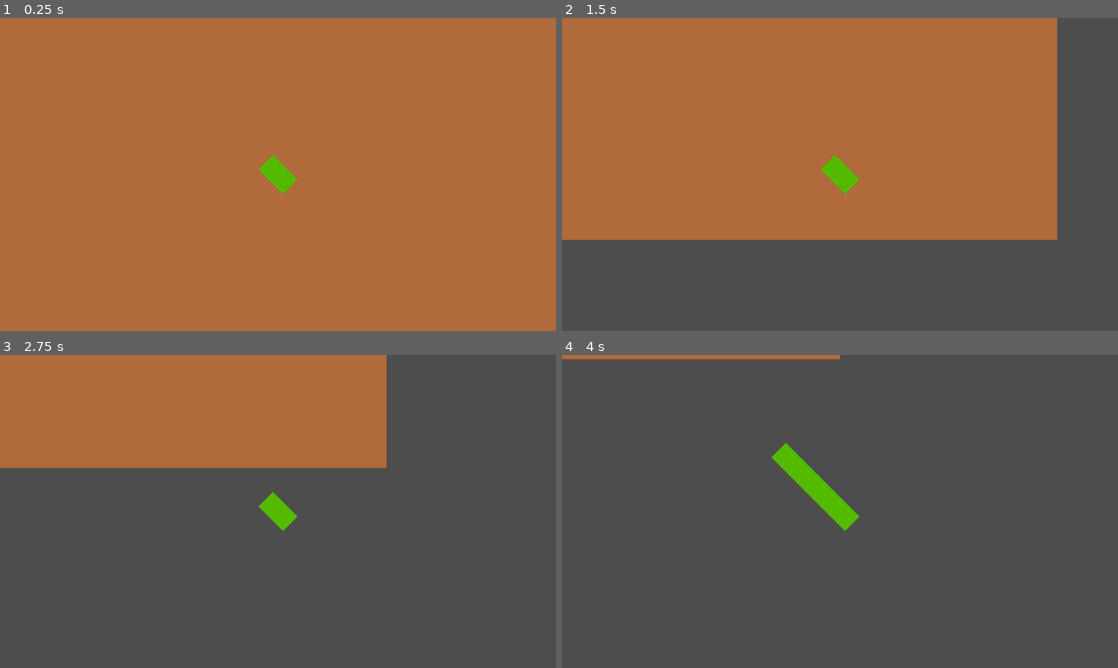
Above: before the commit, frames 1-4 (two rows, left to right).
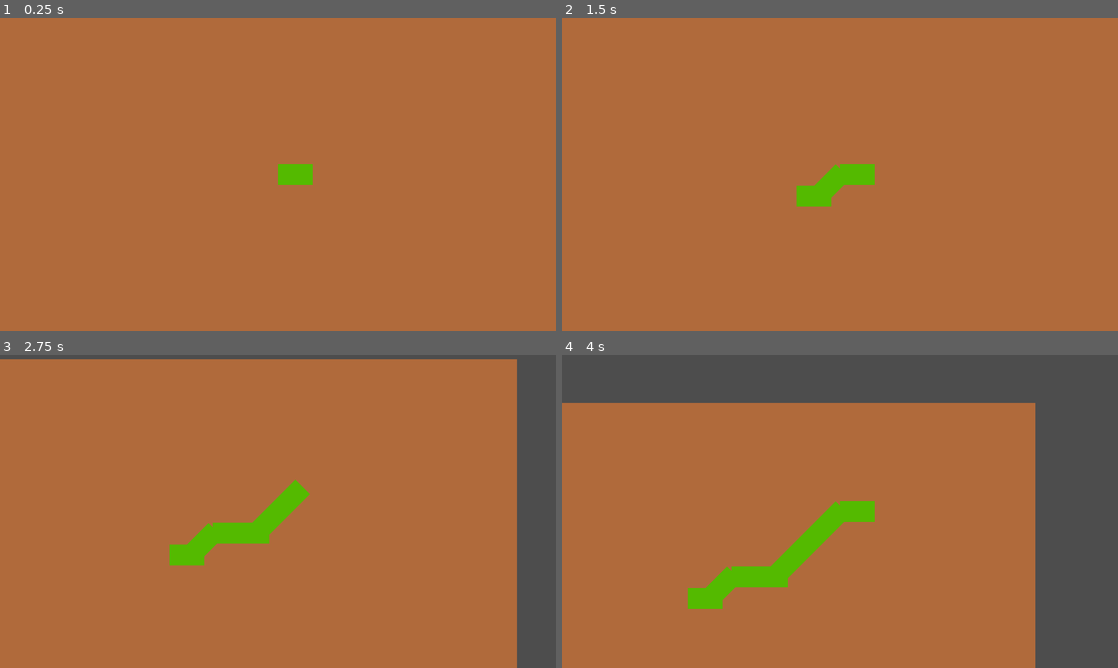
Above: after the commit, the same moments.

Repository: adammr333/root-game
Game: Godot game, scene res://scenes/game.tscn
Same seed, same stepped clock (60 frames per second), same inputs: the game is played once before the commit and once after it.
Inputs:
- Up to frame 1 (0.25 s): no input
- Up to frame 2 (1.5 s): tap Enter at 0.5 s; hold Up (ui_up) 0.53-1.28 s; hold Down (ui_down) from 1.28 s (still down)
- Up to frame 3 (2.75 s): release Down (ui_down) at 2.03 s; hold Up (ui_up) from 2.03 s (still down)
- Up to frame 4 (4 s): release Up (ui_up) at 3.53 s; hold Down (ui_down) from 3.53 s (still down)

The runs differ from the first frame. In frame 1, 0.5% of the frame differs, in the area x 46-57%, y 43-57%; in frame 2, 38%; in frame 3, 68%; in frame 4, 72%, in the area x 0-86%, y 0-100%.

Commit message:
Totally changed how movement works to be incremental instead of constant. Will make the root growing mechanic easier to work with.

Diff:
--- a/scenes/new_root_growth.tscn
+++ b/scenes/new_root_growth.tscn
@@ -1,13 +1,25 @@
-[gd_scene format=3 uid="uid://d2crpwubgjqil"]
+[gd_scene load_steps=3 format=3 uid="uid://d2crpwubgjqil"]
+
+[ext_resource type="Script" uid="uid://48bpgytyyole" path="res://scripts/new_root_growth.gd" id="1_g4e43"]
+
+[sub_resource type="CircleShape2D" id="CircleShape2D_53oqu"]
+radius = 2.0
 
 [node name="NewRootGrowth" type="Node2D"]
+script = ExtResource("1_g4e43")
 
 [node name="RootSprite" type="ColorRect" parent="."]
-offset_left = -20.0
+anchors_preset = 4
+anchor_top = 0.5
+anchor_bottom = 0.5
 offset_top = -12.0
-offset_right = 20.0
+offset_right = 40.0
 offset_bottom = 12.0
+grow_vertical = 2
 color = Color(0.329412, 0.729412, 0, 1)
 
-[node name="GrowPoint" type="Node2D" parent="."]
-position = Vector2(-40, 0)
+[node name="GrowPoint" type="Area2D" parent="."]
+position = Vector2(40, 0)
+
+[node name="CollisionShape2D" type="CollisionShape2D" parent="GrowPoint"]
+shape = SubResource("CircleShape2D_53oqu")
--- a/scenes/root_tip.tscn
+++ b/scenes/root_tip.tscn
@@ -1,27 +1,37 @@
 [gd_scene load_steps=4 format=3 uid="uid://c1kit4wd0qp61"]
 
-[ext_resource type="Script" uid="uid://ddasny46i63jb" path="res://scripts/movement_controller.gd" id="1_buamo"]
 [ext_resource type="Script" uid="uid://dkmyo463pncg5" path="res://scripts/root_tip.gd" id="1_km8nn"]
 
 [sub_resource type="RectangleShape2D" id="RectangleShape2D_d000s"]
 size = Vector2(21, 28)
 
+[sub_resource type="CircleShape2D" id="CircleShape2D_km8nn"]
+radius = 2.0
+
 [node name="RootTip" type="CharacterBody2D"]
 script = ExtResource("1_km8nn")
 
 [node name="RootSprite" type="ColorRect" parent="."]
-offset_left = -20.0
+anchors_preset = 4
+anchor_top = 0.5
+anchor_bottom = 0.5
 offset_top = -12.0
-offset_right = 20.0
+offset_right = 40.0
 offset_bottom = 12.0
+grow_vertical = 2
 color = Color(0.329412, 0.729412, 0, 1)
 
 [node name="CollisionShape2D" type="CollisionShape2D" parent="."]
-position = Vector2(10.5, 0)
+position = Vector2(32, 0)
 shape = SubResource("RectangleShape2D_d000s")
 
-[node name="MovementController" type="Node" parent="."]
-script = ExtResource("1_buamo")
+[node name="GrowPoint" type="Area2D" parent="."]
 
-[node name="GrowPoint" type="Node2D" parent="."]
-position = Vector2(-40, 0)
+[node name="CollisionShape2D" type="CollisionShape2D" parent="GrowPoint"]
+shape = SubResource("CircleShape2D_km8nn")
+
+[node name="GrowTimer" type="Timer" parent="."]
+wait_time = 0.5
+
+[connection signal="area_entered" from="GrowPoint" to="." method="_on_grow_point_area_entered"]
+[connection signal="timeout" from="GrowTimer" to="." method="_on_grow_timer_timeout"]
--- a/scripts/game.gd
+++ b/scripts/game.gd
@@ -6,6 +6,8 @@
 
 var windowWidth: float = DisplayServer.window_get_size().x
 var windowHeight: float = DisplayServer.window_get_size().y
+var rootSpriteGrowth: Resource = load("res://scenes/new_root_growth.tscn")
+var newRootGrowthIndex: int = get_child_count() - 1
 
 
 func _ready() -> void:
@@ -17,9 +19,18 @@
 	#camera.limit_right = windowWidth
 	#camera.limit_top = windowHeight - windowHeight
 	#camera.limit_bottom = windowHeight
+	print_tree()
 	pass
 
 
 func _process(delta: float) -> void:
 	#get_window().size = Vector2(640, 360)
 	pass
+
+
+func grow_root():
+	var newRootGrowth = rootSpriteGrowth.instantiate()
+	#call_deferred("add_child", newRootGrowth)
+	add_child(newRootGrowth)
+	#print("Grow Root")
+	pass
--- a/scripts/movement_controller.gd
+++ b/scripts/movement_controller.gd
@@ -1,17 +1,25 @@
 extends Node
 
-@onready var rootTip: Node = $".."
-
-var windowWidth: float = DisplayServer.window_get_size().x
-var windowHeight: float = DisplayServer.window_get_size().y
-
-func _ready() -> void:
-	#rootTip.velocity = Vector2(windowWidth / 10, 0)
-	rootTip.velocity = Vector2(100, 100)
-	rootTip.rotation_degrees = 45
-	pass
-
-
-func _physics_process(delta: float) -> void:
-	rootTip.move_and_slide()
-	pass
+#@onready var rootTip: Node = $".."
+#
+#var windowWidth: float = DisplayServer.window_get_size().x
+#var windowHeight: float = DisplayServer.window_get_size().y
+#
+#func _ready() -> void:
+	##rootTip.velocity = Vector2(windowWidth / 10, 0)
+	#rootTip.velocity = Vector2(100, 0)
+	#pass
+#
+#
+#func _physics_process(delta: float) -> void:
+	#rootTip.move_and_slide()
+	#pass
+#
+#
+#func _unhandled_input(event: InputEvent) -> void:
+	#if event.is_action_pressed("ui_up") && rootTip.rotation_degrees != -45:
+		#rootTip.rotation_degrees -= 45
+		#rootTip.velocity -= Vector2(0, 100)
+	#if event.is_action_pressed("ui_down") && rootTip.rotation_degrees != 45:
+		#rootTip.rotation_degrees += 45
+		#rootTip.velocity += Vector2(0, 100)
--- /dev/null
+++ b/scripts/new_root_growth.gd
@@ -0,0 +1,8 @@
+extends Node2D
+
+@onready var rootTip = get_node("/root/Game/RootTip")
+
+
+func _ready() -> void:
+	global_position = rootTip.global_position
+	rotation_degrees = rootTip.rotation_degrees
--- a/scripts/root_tip.gd
+++ b/scripts/root_tip.gd
@@ -1,31 +1,31 @@
 extends CharacterBody2D
 
-@onready var rootTipLength: int = $RootSprite.size.x
-@onready var growPoint: Node = $GrowPoint
+@onready var game: Node = get_tree().get_root().get_node("Game")
+@onready var growTimer: Node = $GrowTimer
 
-var lastPosition: Vector2
-var totalChange: Vector2 = Vector2(0.0, 0.0)
-var rootSpriteGrowth: Resource = load("res://scenes/new_root_growth.tscn")
+var direction: float
+var speed: int = 25
 
 
 func _ready() -> void:
-	lastPosition = position
+	growTimer.start()
 	pass
 
 
 func _process(delta: float) -> void:
-	var currentPosition: Vector2 = position
-	var deltaPosition: Vector2 = currentPosition - lastPosition
-	#print("Change in position: " + str(deltaPosition))
-	lastPosition = currentPosition
-	totalChange += deltaPosition
-	#print("Total change: " + str(totalChange))
-	if totalChange.x + totalChange.y > 200:
-		print("The Root Grows.")
-		totalChange = Vector2(0.0, 0.0)
-		var newRootGrowth = rootSpriteGrowth.instantiate()
-		add_child(newRootGrowth)
-		var newRootGrowthIndex: int = get_child_count() - 1
-		get_child(newRootGrowthIndex).global_position = growPoint.global_position
-		growPoint.global_position = get_child(newRootGrowthIndex).get_node("GrowPoint").global_position
 	pass
+
+
+func _unhandled_input(event: InputEvent) -> void:
+	if event.is_action_pressed("ui_up") && rotation_degrees != -45:
+		rotation_degrees -= 45
+		direction += -speed
+	if event.is_action_pressed("ui_down") && rotation_degrees != 45:
+		rotation_degrees += 45
+		direction += speed
+
+
+func _on_grow_timer_timeout() -> void:
+	game.grow_root()
+	position += Vector2(speed, direction)
+	pass
Not shown, added: scripts/new_root_growth.gd.uid
